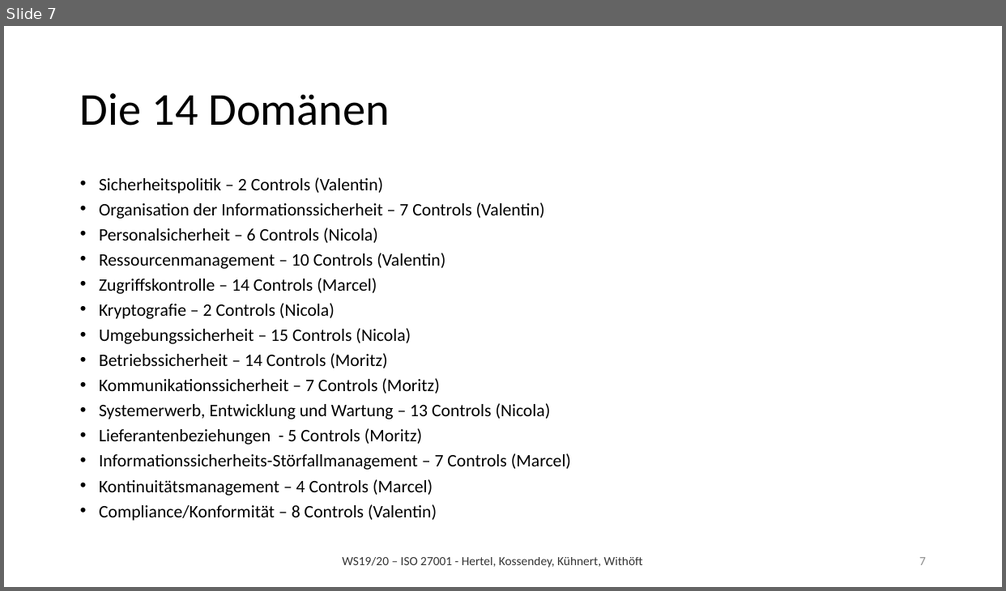
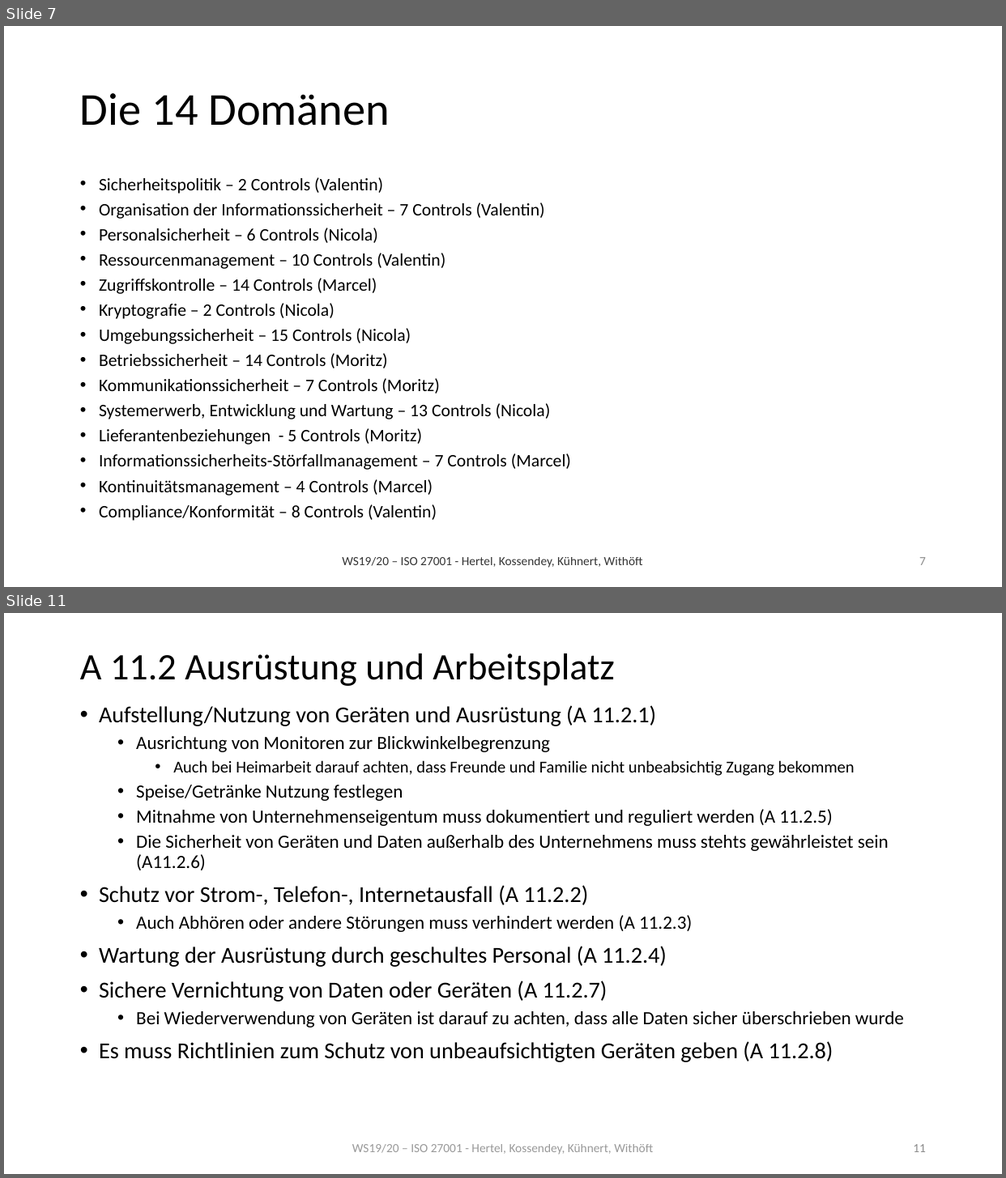
Before and after one commit to mwithoeft/SicherheitUndZuverlaessigkeit, a slide deck: Nicola/merged.pptx. Shown one above the other, each under a label of ours: slide 7 before the commit, slides 7 and 11 after it; the slides between them are not shown. The pictures are 1006x591 and 1006x1178 pixels, drawn with LibreOffice and Linux fonts; fonts in the diff are those of the drawing. Boxes give left, top, right and bottom in pixels: in the first picture for what was removed or moved away, otherwise in the second. Text is boxed around its words. In the diff, an @@ line names an element or a change of style, - is before the commit and + after.

```diff
--- a/Nicola/merged.pptx
+++ b/Nicola/merged.pptx
@@ slide 11 added at <box>4,613,1002,1174</box>, background #FFFFFF @@
@@ title added at <box>80,653,614,686</box>, 36 pt, text #000000 @@
+A 11.2 Ausrüstung und Arbeitsplatz
@@ text added at <box>99,705,904,1063</box>, 18 pt, text #000000 @@
+• Aufstellung/Nutzung von Geräten und Ausrüstung (A 11.2.1)
+  • Ausrichtung von Monitoren zur Blickwinkelbegrenzung
+    • Auch bei Heimarbeit darauf achten, dass Freunde und Familie nicht unbeabsichtig Zugang bekommen
+  • Speise/Getränke Nutzung festlegen
+  • Mitnahme von Unternehmenseigentum muss dokumentiert und reguliert werden (A 11.2.5)
+  • Die Sicherheit von Geräten und Daten außerhalb des Unternehmens muss stehts gewährleistet sein (A11.2.6)
+• Schutz vor Strom-, Telefon-, Internetausfall (A 11.2.2)
+  • Auch Abhören oder andere Störungen muss verhindert werden (A 11.2.3)
+• Wartung der Ausrüstung durch geschultes Personal (A 11.2.4)
+• Sichere Vernichtung von Daten oder Geräten (A 11.2.7)
+  • Bei Wiederverwendung von Geräten ist darauf zu achten, dass alle Daten sicher überschrieben wurde
+• Es muss Richtlinien zum Schutz von unbeaufsichtigten Geräten geben (A 11.2.8)
@@ text added at <box>352,1144,653,1154</box>, 12 pt, text #808080 at 80% opacity @@
+WS19/20 – ISO 27001 - Hertel, Kossendey, Kühnert, Withöft
@@ page number added at <box>913,1144,926,1152</box>, 12 pt, text #8C8C8C @@
+11
```
Also in this commit, not shown: 1 slide changed, 4 other slides added.
